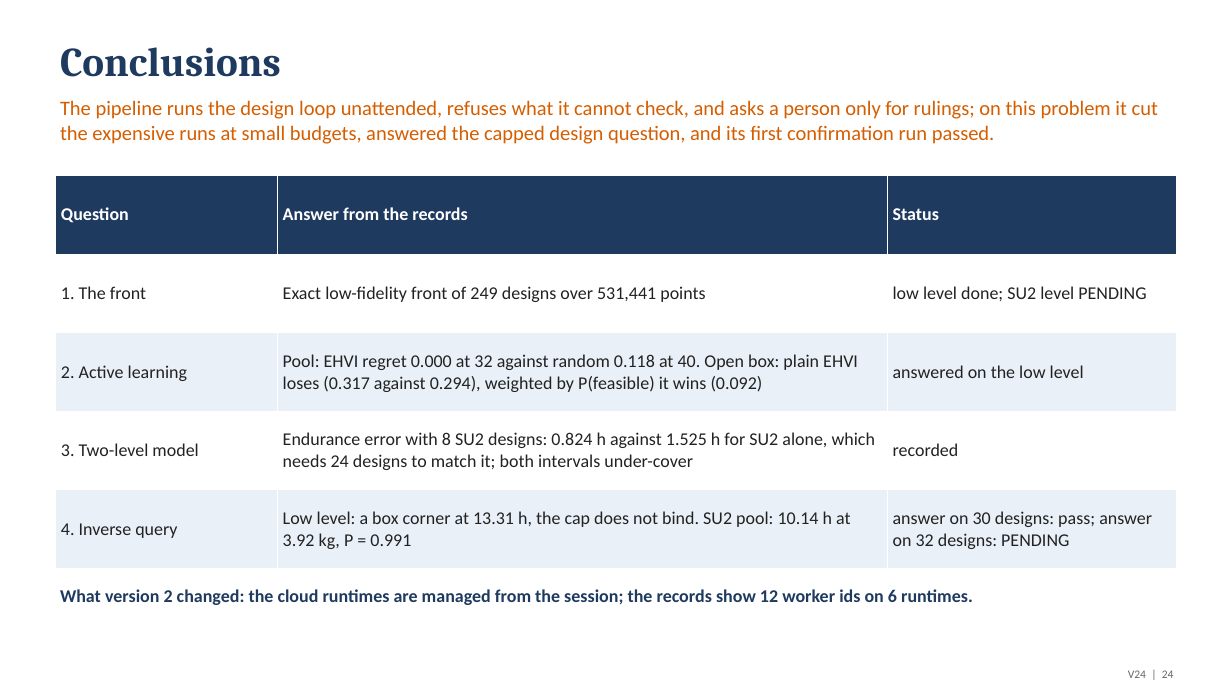
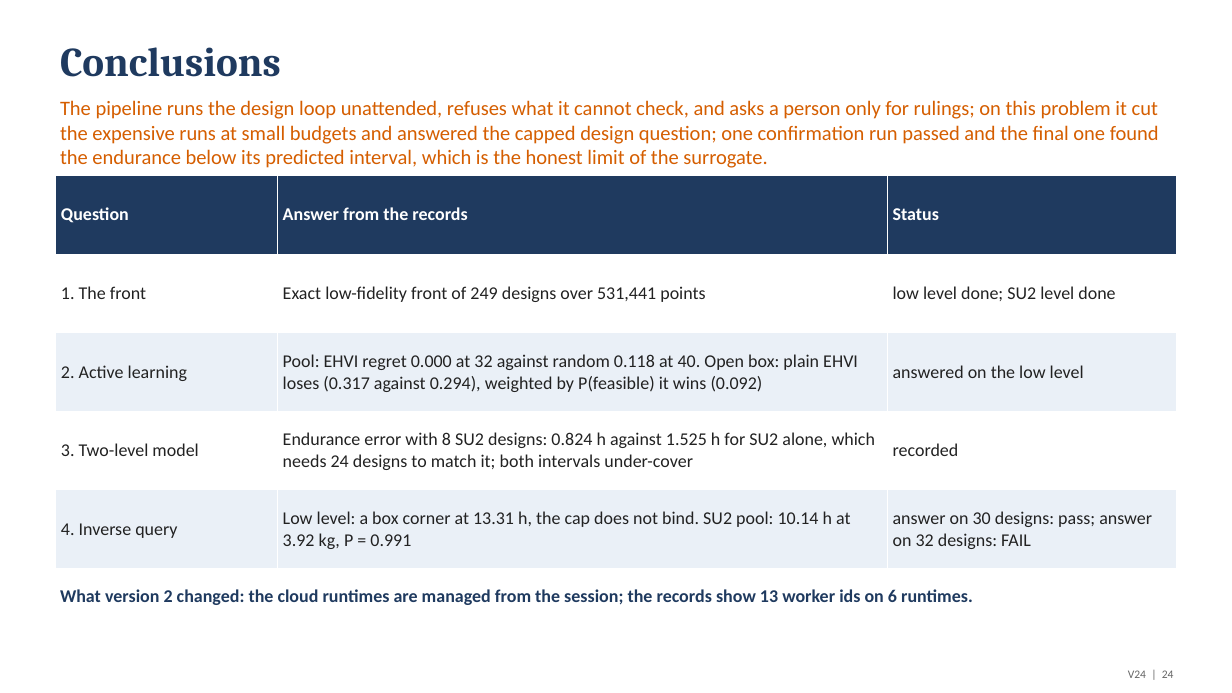
Before and after one commit to emarinhoss/ai-engineering, a slide deck: slide 24 of docs/talk/deck_drone_v2.pptx. Drawn at 1232x693 pixels with LibreOffice and Linux fonts; fonts in the diff are those of the drawing. Boxes give left, top, right and bottom in pixels: in the first picture for what was removed or moved away, otherwise in the second. Text is boxed around its words. In the diff, an @@ line names an element or a change of style, - is before the commit and + after.

```diff
--- a/docs/talk/deck_drone_v2.pptx
+++ b/docs/talk/deck_drone_v2.pptx
@@ text at bbox=[60, 100, 1159, 168]: text changed @@
-The pipeline runs the design loop unattended, refuses what it cannot check, and asks a person only for rulings; on this problem it cut the expensive runs at small budgets, answered the capped design question, and its first confirmation run passed.
+The pipeline runs the design loop unattended, refuses what it cannot check, and asks a person only for rulings; on this problem it cut the expensive runs at small budgets and answered the capped design question; one confirmation run passed and the final one found the endurance below its predicted interval, which is the honest limit of the surrogate.
@@ table at bbox=[55, 176, 1177, 568] @@
-row 2, column 3: low level done; SU2 level PENDING
+row 2, column 3: low level done; SU2 level done
-row 5, column 3: answer on 30 designs: pass; answer on 32 designs: PENDING
+row 5, column 3: answer on 30 designs: pass; answer on 32 designs: FAIL
@@ text at bbox=[60, 589, 973, 605]: text changed @@
-What version 2 changed: the cloud runtimes are managed from the session; the records show 12 worker ids on 6 runtimes.
+What version 2 changed: the cloud runtimes are managed from the session; the records show 13 worker ids on 6 runtimes.
```
Also in this commit, not shown: 6 other slides changed, 1 slide added, 1 slide removed, 50 other files.
